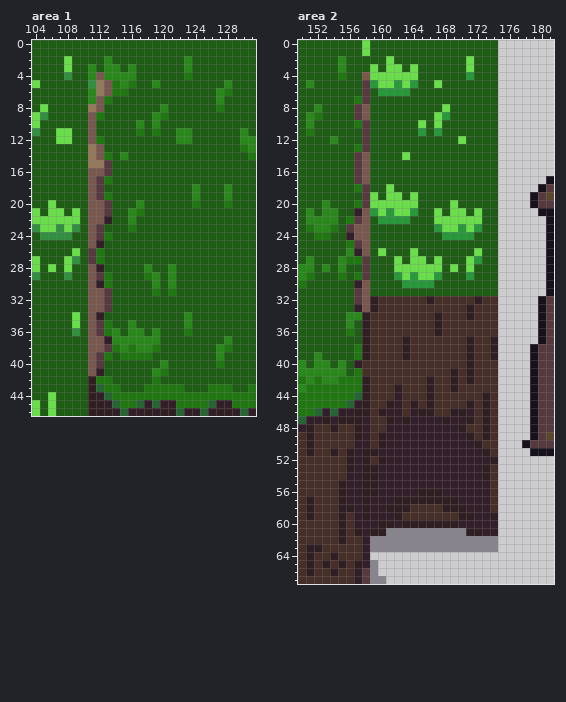
File history of a pixel-art file, Autres/Projet ZeldaLike/illu/spritesheet2.aseprite. Above: the version before the commit.
256x160 pixels, 1 frame. Colours within 5 levels of each other are drawn and written as one. Shown: area 1: x 104..131, y 0..46; area 2: x 150..181, y 0..67.
The same view after the edit:
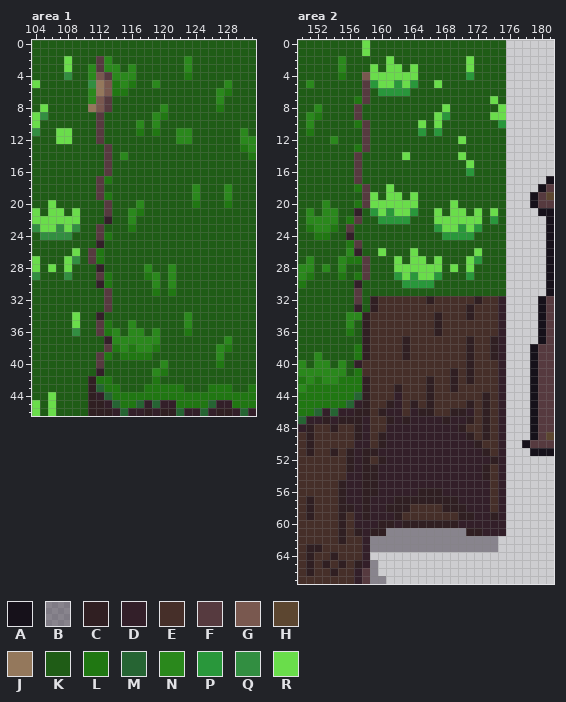
Palette (. is transparent): A #16111a  B #20172966  C #301f22  D #331f29  E #462f29  F #563a3f  G #79584f  H #5c4630  J #94785c  K #1f5c16  L #207712  M #266433  N #2a881c  P #29973b  Q #328e41  R #6add4b
From old to new:
--- area 1
@@ x 109..115 @@
  1 KKKKKKK
- 2 KKKKNKK
- 3 KKNKNNK
- 4 KKNGNNN
+ 2 KKKFNKK
+ 3 KKNFNNK
+ 4 KKNGFNN
  5 KKQJGLN
  6 KKNJGLL
- 7 KKNGLKK
- 8 KKJGKKK
- 9 KKGLKKK
-10 KKGKKKK
-11 KKGKKKK
-12 KKGLKKK
-13 KKJGKKK
-14 KKJGLKN
-15 KKJJFKK
-16 KKGGFKK
-17 KKGFLKK
-18 KKGFKKK
-19 KKGFLKK
-20 KKGGFKK
-21 RKGGFKK
-22 RKGGDKK
-23 QKGFKKK
-24 KKGFLKK
-25 KKGDKKK
+ 7 KKNGFKK
+ 8 KKJGFKK
+ 9 KKKFKKK
+10 KKKFKKK
+11 KKKFKKK
+12 KKKFKKK
+13 KKKKFKK
+14 KKKKFKN
+15 KKKKFKK
+16 KKKKFKK
+17 KKKFLKK
+18 KKKFKKK
+19 KKKFLKK
+20 KKKKFKK
+21 RKKKFKK
+22 RKKKDKK
+23 QKKFKKK
+24 KKKFLKK
+25 KKKDKKK
 26 RKFLKKK
 27 QKFLKKK
-28 KKGDKKK
-29 KKGFLKK
-30 KKGDLKK
-31 KKGGFKK
-32 KKGGFKK
-33 KKGGFKK
-34 RKGDKKK
-35 RKGFLKK
-36 QKGFLNK
-37 KKGGDNN
-38 KKGGFLN
-39 KKGFLKL
-40 KKGFKKK
-41 KKGDKKK
+28 KKKDKKK
+29 KKKFLKK
+30 KKKDLKK
+31 KKKKFKK
+32 KKKKFKK
+33 KKKKFKK
+34 RKKDKKK
+35 RKKFLKK
+36 QKKFLNK
+37 KKKKDNN
+38 KKKKFLN
+39 KKKFLKL
+40 KKKFKKK
+41 KKKDKKK
 42 KKCLLKK
--- area 2
@@ x 150..181 @@
- 0 KKKKKKKKRKKKKKKKKKKKKKKKK.......
- 1 KKKKKKKKRKKKKKKKKKKKKKKKK.......
- 2 KKKKKNKKKKKRKKKKKKKKKRKKK.......
- 3 KKKKKNKKKRKRRKRKKKKKKRKKK.......
- 4 KKKKKLKKGRRRRRRKKKKKKPKKK.......
- 5 KNKKKKKKFPRRPRPKKRKKKKKKK.......
- 6 KKKKKKKKFKPPPPKKKKKKKKKKK.......
- 7 KKKKKKKLFKKKKKKKKKKKKKKKK.......
- 8 KKNKKKKFGKKKKKKKKKRKKKKKK.......
- 9 KNLKKKKFGKKKKKKKKRPKKKKKK.......
-10 KNKKKKKLFKKKKKKRKRKKKKKKK.......
-11 KLKKKKKKFKKKKKKPKPKKKKKKK.......
-12 KKKKNKKKFKKKKKKKKKKKRKKKK.......
-13 KKKKKKKLFKKKKKKKKKKKKKKKK.......
-14 KKKKKKKFGKKKKRKKKKKKKKKKK.......
-15 KKKKKKKFGKKKKKKKKKKKKKKKK.......
-16 KKKKKKKFGKKKKKKKKKKKKKKKK.......
-17 KKKKKKKFGKKKKKKKKKKKKKKKK......A
-18 KKKKKKKLFKKRKKKKKKKKKKKKK.....AF
-19 KKKKKKKKFRKRRKRKKKKKKKKKK....AFH
-20 KKKNKKKLFRRRRRRKKKKRKKKKK....AFF
-21 KNKNNKKDGPRPRRPKKRKRRKRKK.....AA
-22 KNNNNKLFGKPPPPKKKRRRRRRKK......A
-23 KLNNLKFGGKKKKKKKKPRRPRPKK......A
-24 KKLLKKDGGKKKKKKKKKPPPPKKK......A
-25 KKKKKKLFGKKKKKKKKKKKKKKKK......A
-26 KKKKKKNDGKRKKKRKKKKKKKRKK......A
-27 KNKKKNLLFKKKRKRRKRKKKRPKK......A
-28 NNKNKNKKFKKKRRRRRRKRKRKKK......A
-29 NLKKKLKLFKKKPRPRRPKKKPKKK......A
-30 LKKKKKKDGKKKKPPPPKKKKKKKK......A
-31 KKKKKKKFGKKKKKKKKKKKKKKKK......A
-32 KKKKKKKFGCEEEEEECEEEEECEE.....AF
-33 KKKKKKKDGCEEEEEEEEEEECEEE.....AF
-34 KKKKKKNNCEEEEEEEECEEECEEE.....AF
-35 KKKKKKNKCEEEEEEEECEEEEEEE.....AF
-36 KKKKKKLKCEEEEEEEECEEEEEEE.....AF
-37 KKKKKKKKCEEEECEEEEEEECEEC.....AF
-38 KKKKKKKLCEEEECEEEEEEECEEC....AFF
-39 KKNKKKKLCEEEECEEEEEEECEEC....AFF
-40 NKNNKNKDEEEEEEEEEEEEECEEE....AFF
-41 NNNNNNKLEEEEEEEEEEECECEEE....AFF
-42 LNLNNLLLCEEEEEEECEECECEEE....AFF
-43 NLLLLLLLCEEECEEECEECEEEEE....AFF
-44 LLLLLLLMCEEEDEEECEEEEEECE....AFF
-45 LLLLLLMDCEECDECECEEEECECE....AFF
-46 LLMDMDDCCECDDEDCCEECCDECE....AFF
-47 MDDCDCCCDEECDCDDDDCDDCECE....AFF
-48 DCEECEECDEEDDDDDDDDDCEECE....AFF
-49 ECEEEEECDECDDDDDDDDDDCECE....AFH
-50 ECEEEEEDDECDDDDDDDDDDDCEE...AFFF
-51 ECEECECDCCDDDDDDDDDDDDDCE....AAA
-52 EEEEEECDCECDDDDDDDDDDDDDC.......
-53 EEEEEECDCCDDDDDDDDDDDDDCE.......
-54 EEEEEEDDCCDDDDDDDDDDDDDCE.......
-55 EEEEECDDCCDDDDDDDDDDDDDDE.......
-56 EEEEECDDCCDDDDDCCCDDDDDDE.......
-57 ECEEECDDCDDDCCCCCCCCDDDDE.......
-58 ECEEECCDCDDCCCEEEECCCDDDE.......
-59 ECEEECEDCDDDCEEEEEEECCDDC.......
-60 EEEEECEDDDCCDCCCCCCCDDDDD.......
-61 EEEEECECDCCBBBBBBBBBBCCDD.......
+ 0 KKKKKKKKRKKKKKKKKKKKKKKKKK......
+ 1 KKKKKKKKRKKKKKKKKKKKKKKKKK......
+ 2 KKKKKNKKKKKRKKKKKKKKKRKKKK......
+ 3 KKKKKNKKKRKRRKRKKKKKKRKKKK......
+ 4 KKKKKLKKGRRRRRRKKKKKKPKKKK......
+ 5 KNKKKKKKFPRRPRPKKRKKKKKKKK......
+ 6 KKKKKKKKFKPPPPKKKKKKKKKKKK......
+ 7 KKKKKKKLFKKKKKKKKKKKKKKKRK......
+ 8 KKNKKKKFKKKKKKKKKKRKKKKKKR......
+ 9 KNLKKKKFKKKKKKKKKRPKKKKKRR......
+10 KNKKKKKLFKKKKKKRKRKKKKKKKP......
+11 KLKKKKKKFKKKKKKPKPKKKKKKKK......
+12 KKKKNKKKFKKKKKKKKKKKRKKKKK......
+13 KKKKKKKLFKKKKKKKKKKKKKKKKK......
+14 KKKKKKKFKKKKKRKKKKKKRKKKKK......
+15 KKKKKKKFKKKKKKKKKKKKKRKKKK......
+16 KKKKKKKFKKKKKKKKKKKKKPKKKK......
+17 KKKKKKKFKKKKKKKKKKKKKKKKKK.....A
+18 KKKKKKKLFKKRKKKKKKKKKKKKKK....AF
+19 KKKKKKKKFRKRRKRKKKKKKKKKKK...AFH
+20 KKKNKKKLFRRRRRRKKKKRKKKKKK...AFF
+21 KNKNNKKDKPRPRRPKKRKRRKRKRK....AA
+22 KNNNNKLFKKPPPPKKKRRRRRRKPK.....A
+23 KLNNLKFKKKKKKKKKKPRRPRPKKK.....A
+24 KKLLKKDKKKKKKKKKKKPPPPKKKK.....A
+25 KKKKKKLFKKKKKKKKKKKKKKKKKK.....A
+26 KKKKKKNDKKRKKKRKKKKKKKRKKK.....A
+27 KNKKKNLLFKKKRKRRKRKKKRPKKK.....A
+28 NNKNKNKKFKKKRRRRRRKRKRKKKK.....A
+29 NLKKKLKLFKKKPRPRRPKKKPKKKK.....A
+30 LKKKKKKDKKKKKPPPPKKKKKKKKK.....A
+31 KKKKKKKFKKKKKKKKKKKKKKKKKK.....A
+32 KKKKKKKFKCEEEEEECEEEEECEED....AF
+33 KKKKKKKDKCEEEEEEEEEEECEEED....AF
+34 KKKKKKNNCEEEEEEEECEEECEEED....AF
+35 KKKKKKNKCEEEEEEEECEEEEEEED....AF
+36 KKKKKKLKCEEEEEEEECEEEEEEED....AF
+37 KKKKKKKKCEEEECEEEEEEECEECD....AF
+38 KKKKKKKLCEEEECEEEEEEECEECD...AFF
+39 KKNKKKKLCEEEECEEEEEEECEECD...AFF
+40 NKNNKNKDEEEEEEEEEEEEECEEED...AFF
+41 NNNNNNKLEEEEEEEEEEECECEEED...AFF
+42 LNLNNLLLCEEEEEEECEECECEEED...AFF
+43 NLLLLLLLCEEECEEECEECEEEEED...AFF
+44 LLLLLLLMCEEEDEEECEEEEEECED...AFF
+45 LLLLLLMDCEECDECECEEEECECED...AFF
+46 LLMDMDDCCECDDEDCCEECCDECED...AFF
+47 MDDCDCCCDEECDCDDDDCDDCECED...AFF
+48 DCEECEECDEEDDDDDDDDDCEECED...AFF
+49 ECEEEEECDECDDDDDDDDDDCECED...AFH
+50 ECEEEEEDDECDDDDDDDDDDDCEED..AFFF
+51 ECEECECDCCDDDDDDDDDDDDDCED...AAA
+52 EEEEEECDCECDDDDDDDDDDDDDCD......
+53 EEEEEECDCCDDDDDDDDDDDDDCED......
+54 EEEEEEDDCCDDDDDDDDDDDDDCED......
+55 EEEEECDDCCDDDDDDDDDDDDDDED......
+56 EEEEECDDCCDDDDDCCCDDDDDDED......
+57 ECEEECDDCDDDCCCCCCCCDDDDED......
+58 ECEEECCDCDDCCCEEEECCCDDDED......
+59 ECEEECEDCDDDCEEEEEEECCDDCD......
+60 EEEEECEDDDCCDCCCCCCCDDDDDD......
+61 EEEEECECDCCBBBBBBBBBBCCDDD......
 62 EEEEECEEDBBBBBBBBBBBBBBBB.......
Boxes around the changes in both pictures, in picture pixels (x1, y1, x2, y2):
changed: (88, 56, 112, 376)
changed: (458, 40, 506, 536)
changed: (362, 104, 370, 184)
changed: (354, 208, 370, 256)
changed: (362, 280, 370, 312)
